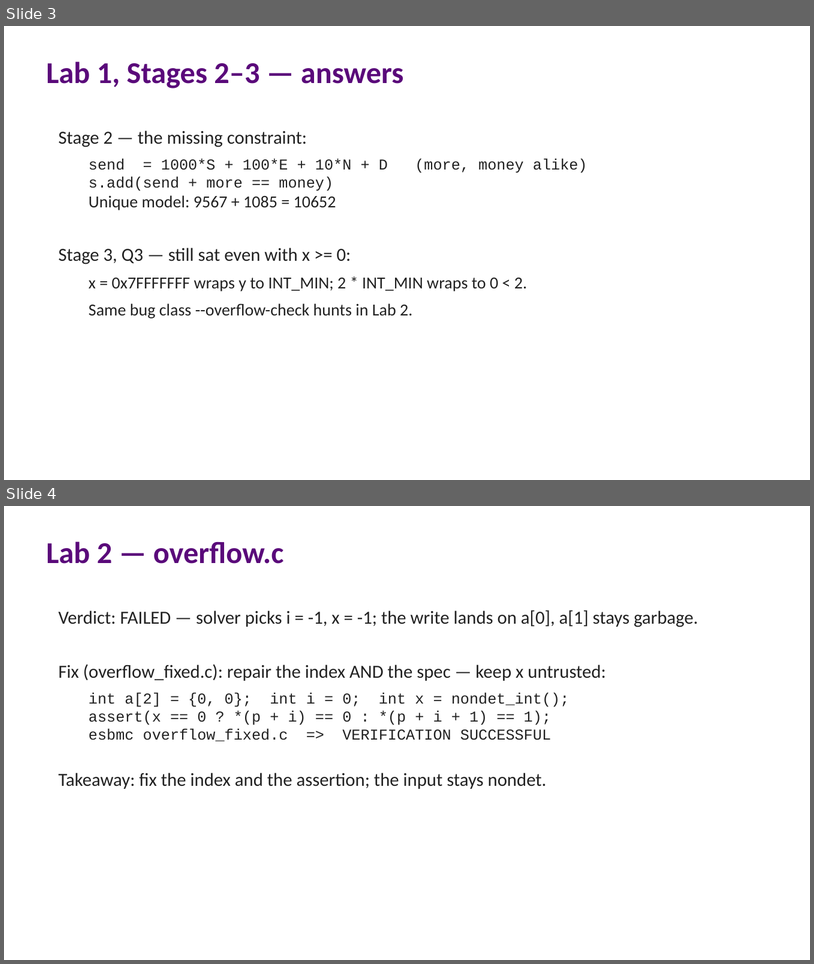
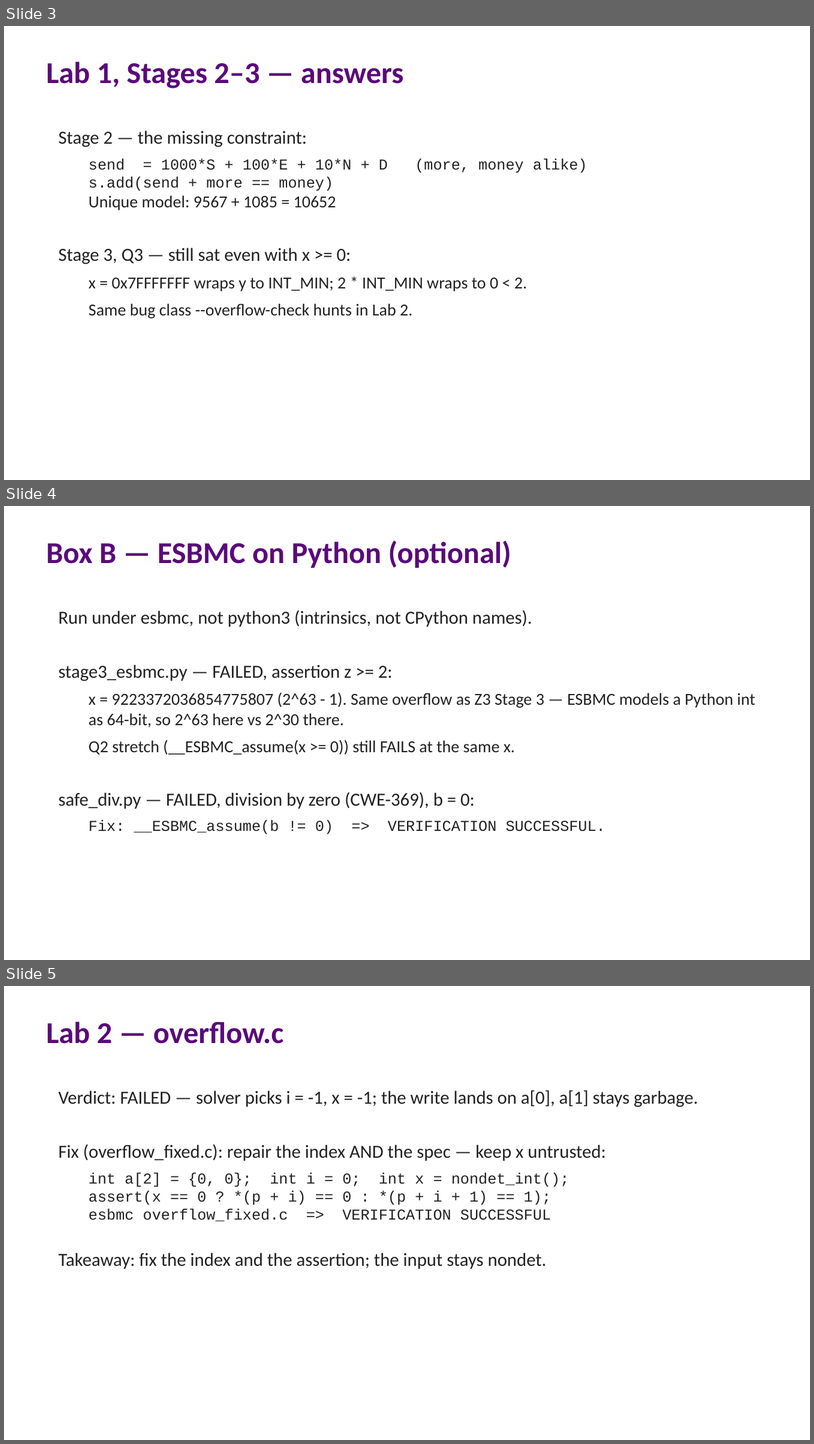
Before and after one commit to lucasccordeiro/unifei, a slide deck: instructor/session2-solutions.pptx. Shown one above the other, each under a label of ours: slides 3 and 4 before the commit, slides 3, 4 and 5 after it. The pictures are 814x964 and 814x1444 pixels, drawn with LibreOffice and Linux fonts; fonts in the diff are those of the drawing. Boxes give left, top, right and bottom in pixels: in the first picture for what was removed or moved away, otherwise in the second. Text is boxed around its words. In the diff, an @@ line names an element or a change of style, - is before the commit and + after.

```diff
--- a/instructor/session2-solutions.pptx
+++ b/instructor/session2-solutions.pptx
@@ slide 4 added at box(4, 506, 810, 960), background #FFFFFF @@
@@ text added at box(46, 540, 512, 568), 36 pt, text #5A0A7A, bold @@
+Box B — ESBMC on Python (optional)
@@ text added at box(59, 610, 755, 834), 20 pt, text #212121 @@
+Run under esbmc, not python3 (intrinsics, not CPython names).
+stage3_esbmc.py — FAILED, assertion z >= 2:
+  x = 9223372036854775807 (2^63 - 1). Same overflow as Z3 Stage 3 — ESBMC models a Python int as 64-bit, so 2^63 here vs 2^30 there.
+  Q2 stretch (__ESBMC_assume(x >= 0)) still FAILS at the same x.
+safe_div.py — FAILED, division by zero (CWE-369), b = 0:
+  Fix: __ESBMC_assume(b != 0) => VERIFICATION SUCCESSFUL.
@@ what was slide 4 is now slide 5 @@
```
Also in this commit, not shown: 1 slide changed, 9 other files.
